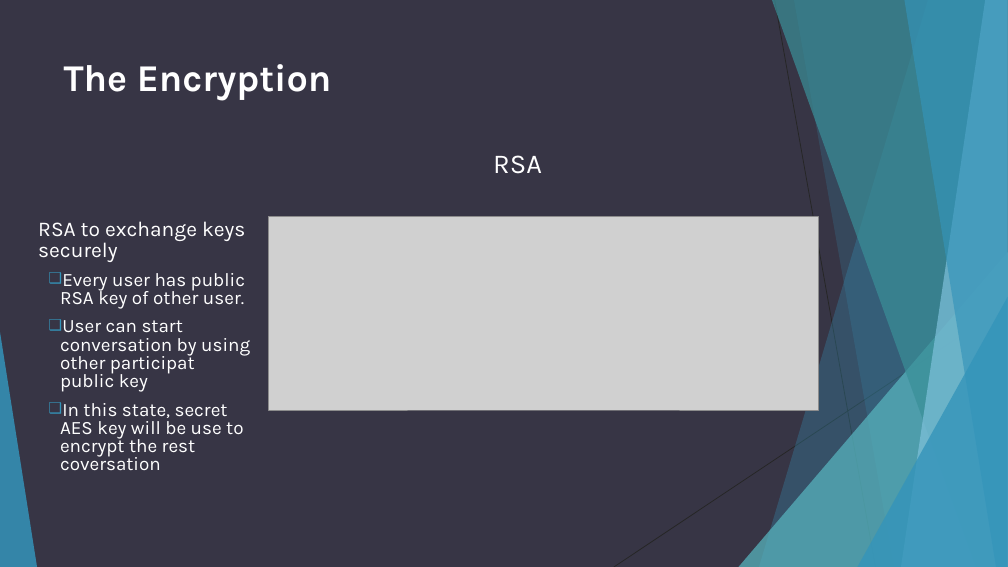
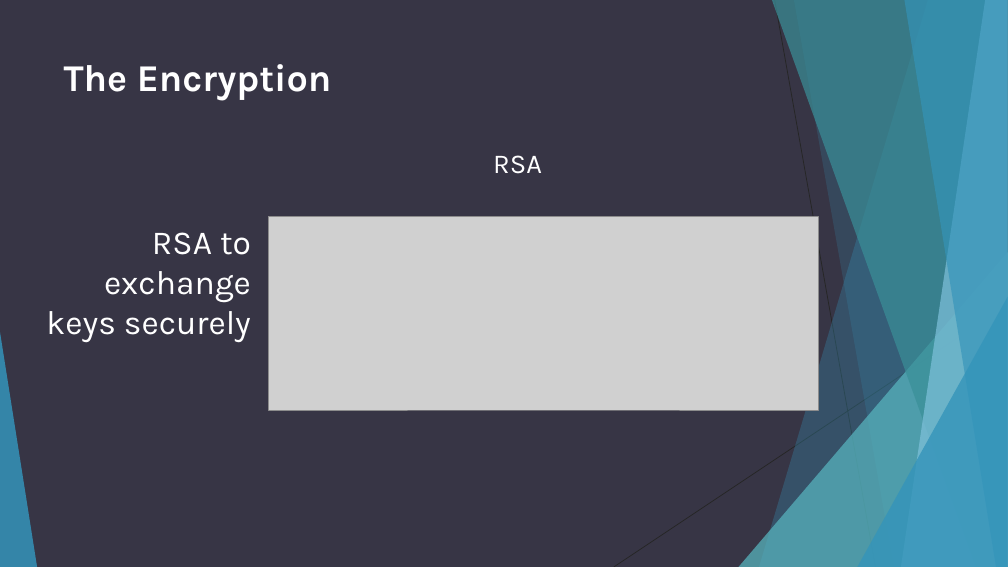
Before and after one commit to adhipoer/Chat, a slide deck: slide 7 of Chat Application with Encryption.ppt (slide 8 before the commit). Drawn at 1008x567 pixels with LibreOffice and Linux fonts; fonts in the diff are those of the drawing; grey boxes stand for pictures. Boxes give left, top, right and bottom in pixels: in the first picture for what was removed or moved away, otherwise in the second. Text is boxed around its words. In the diff, an @@ line names an element or a change of style, - is before the commit and + after.

```diff
--- a/Chat Application with Encryption.ppt
+++ b/Chat Application with Encryption.ppt
@@ text "RSA to exchange keys securely" at (46, 232, 251, 343): size 20 to 32 pt; alignment left to right; line spacing 0.8 to 1 @@
@@ text at (60, 273, 250, 470): paragraphs removed @@
-  ❑ Every user has public RSA key of other user.
-  ❑ User can start conversation by using other participat public key
-  ❑ In this state, secret AES key will be use to encrypt the rest coversation
```
Also in this commit, not shown: 6 other slides changed, 1 slide added, 2 slides removed.
